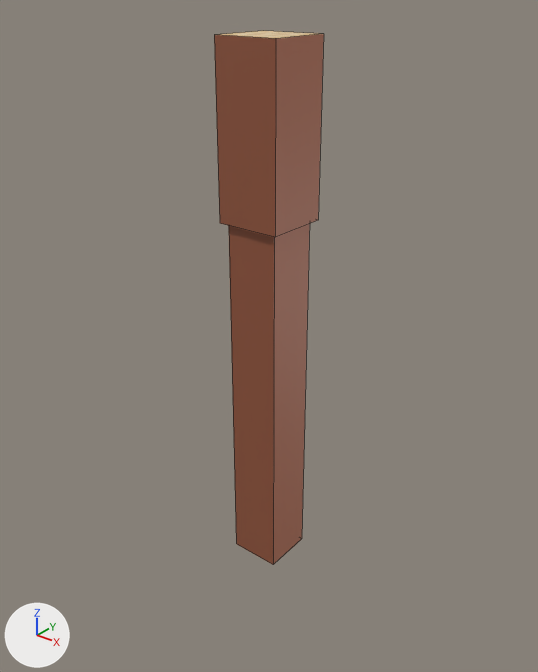
The Blender file Assets/Props/Boat/stick.blend as it was, and as the next commit left it.
Before and after are seen from a 50 mm lens placed at (2.34, -2.93, 3.28), pointed at (-0.06, 0.08, 1.42). The axes (+X, +Y, +Z) are drawn at lower left. The lights are the same throughout. Mesh edges are drawn as thin lines.

The scene before the commit, as lines of its bpy script (objects in view):
```python
me_cube = bpy.data.meshes.new('Cube')
me_cube.from_pydata(...)  # 16 vertices, 12 faces; spans x -0.18..0.18, y -0.18..0.18, z 0.0..3.03
me_cube.materials.append(mat_material)
# before: 8 (0.18, 0.18, 3.03) at pixel (323, 33), 9 (0.18, 0.18, 2.13) at pixel (318, 220), 10 (0.18, -0.18, 3.03) at pixel (275, 38), 11 (0.18, -0.18, 2.13) at pixel (275, 237), 12 (-0.18, 0.18, 3.03) at pixel (263, 30)
# before: 13 (-0.18, 0.18, 2.13), 14 (-0.18, -0.18, 3.03) at pixel (214, 34), 15 (-0.18, -0.18, 2.13) at pixel (219, 223)
ob_cube = bpy.data.objects.new('Cube', me_cube)
ob_cube.location = (0.0, 0.0, 0.0)
```
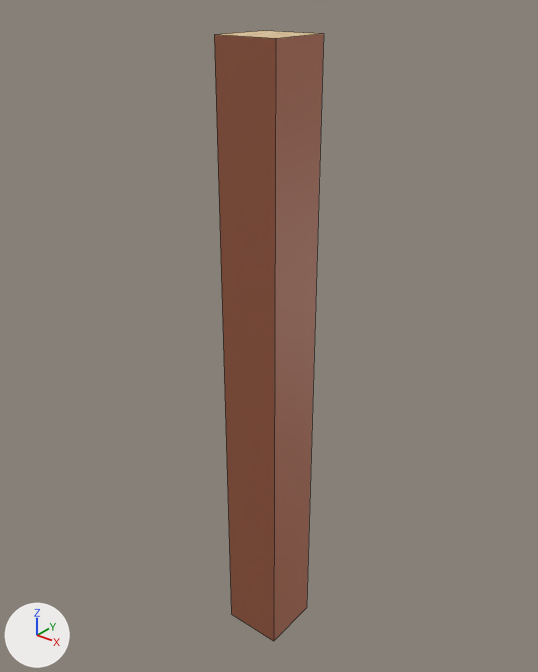
The newer file is also rescaled (x0.825), turned or shifted as a whole; pictures and numbers use the older file's frame.

Where the change shows, as pixel boxes [x1, y1, x2, y2] in the pictures (538 x 672 px; the box of a moved part takes in the faces that stretch with it):
'Cube', reshaped (14% taller)
    before: [214, 30, 324, 565]
    after: [214, 30, 324, 641]
part 1 of me_cube, deleted (brown)
    before: [229, 224, 310, 565]
part 2 of me_cube, moved or reshaped
    before: [220, 113, 318, 237]
    after: [220, 113, 318, 641]

Diff of the bpy script that builds the scene:
```diff
--- a/Assets/Props/Boat/stick.blend.py
+++ b/Assets/Props/Boat/stick.blend.py
@@ me_cube @@
 # used by ob_cube; location = (0.0, 0.0, 0.0)
 # verts and faces of me_cube; kept vertices keep their numbers, new ones are numbered from 16
-me_cube.from_pydata(...)  # 16 vertices, 12 faces; spans x -0.18..0.18, y -0.18..0.18, z 0.0..3.03
+me_cube.from_pydata(...)  # 8 vertices, 6 faces; spans x -0.18..0.18, y -0.18..0.18, z -0.6..3.03
+# me_cube part 1: the loose piece of 8 vertices spanning x -0.15..0.15, y -0.15..0.15, z 0.0..3.0 is deleted
+# me_cube part 2
+delete_vertices([9, 11, 13, 15])  # with the faces that use them
+for new, old in zip([*range(16, 20)], [8, 10, 12, 14]): verts[new] = verts[old] + (0.0, 0.0, -3.63)
+faces += [(10, 14, 19, 17), (12, 18, 19, 14), (16, 17, 19, 18), (8, 10, 17, 16), (8, 16, 18, 12)]
 me_cube.materials.append(mat_material)
```
